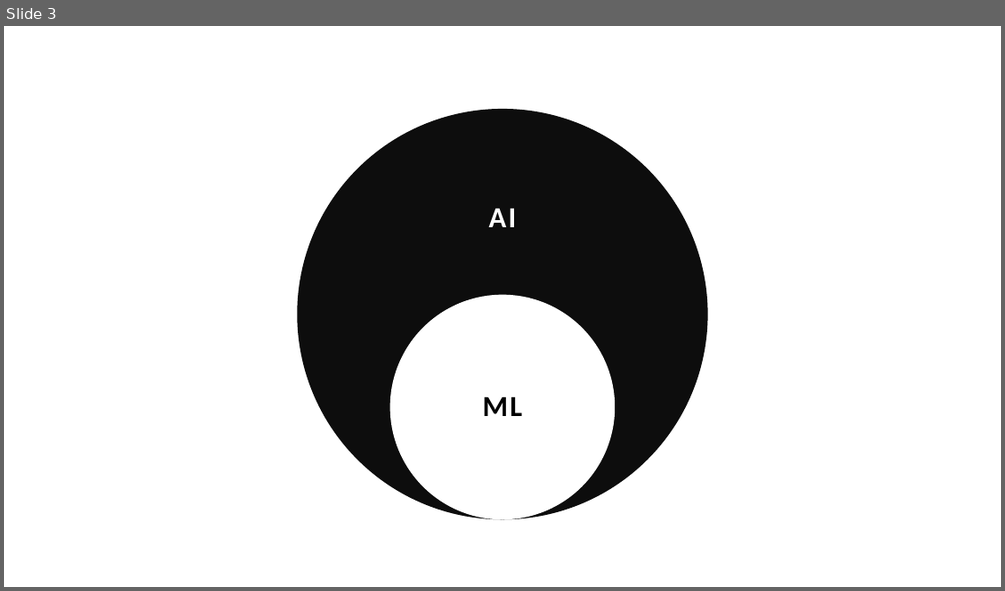
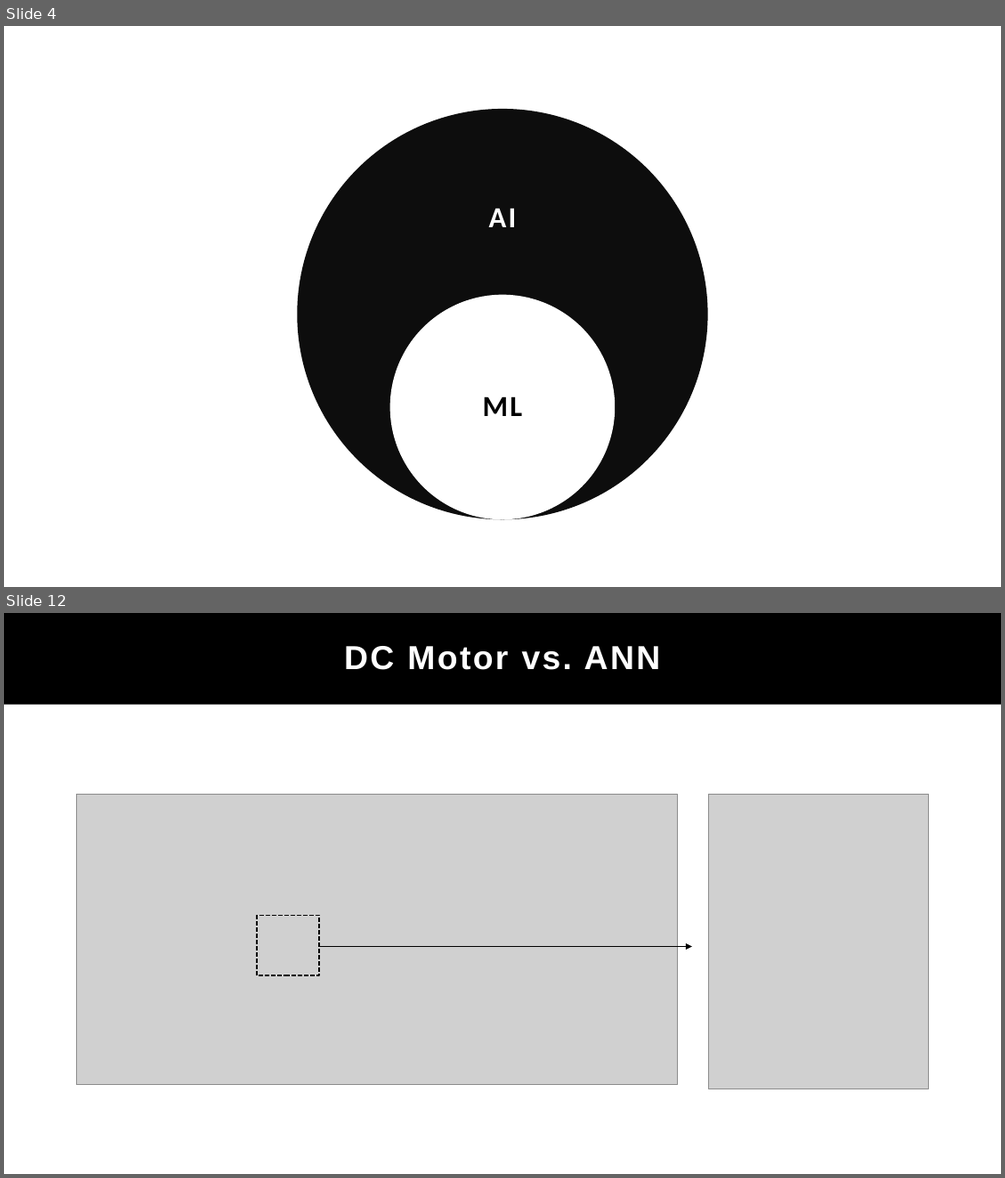
Before and after one commit to parangeomkar/stm32, a slide deck: ppt.pptx. Shown one above the other, each under a label of ours: slide 3 before the commit, slides 4 and 12 after it; the slides between them are not shown. The pictures are 1005x591 and 1005x1178 pixels, drawn with LibreOffice and Linux fonts; fonts in the diff are those of the drawing; grey boxes stand for pictures. Boxes give left, top, right and bottom in pixels: in the first picture for what was removed or moved away, otherwise in the second. Text is boxed around its words. In the diff, an @@ line names an element or a change of style, - is before the commit and + after.

```diff
--- a/ppt.pptx
+++ b/ppt.pptx
@@ slide 12 added at (x1=4, y1=613, x2=1001, y2=1174), background #FFFFFF @@
@@ rectangle added at (x1=4, y1=613, x2=385, y2=1174), fill #0D0D0D @@
@@ rectangle added at (x1=4, y1=613, x2=502, y2=1174), fill #FFFFFF @@
@@ rectangle added at (x1=4, y1=613, x2=1001, y2=705), fill #000000 @@
@@ text added at (x1=344, y1=646, x2=661, y2=670), 32 pt, text #FFFFFF, bold @@
+DC Motor vs. ANN
@@ picture added at (x1=77, y1=794, x2=678, y2=1085) @@
@@ picture added at (x1=708, y1=794, x2=929, y2=1088) @@
@@ rectangle added at (x1=257, y1=915, x2=319, y2=976), outline #000000 1.5 pt dashed @@
@@ arrow added from (319, 947) to (692, 947), #000000 1.5 pt @@
@@ what was slide 3 is now slide 4 @@
```
Also in this commit, not shown: 2 slides changed, 9 other slides added, 2 slides removed.
